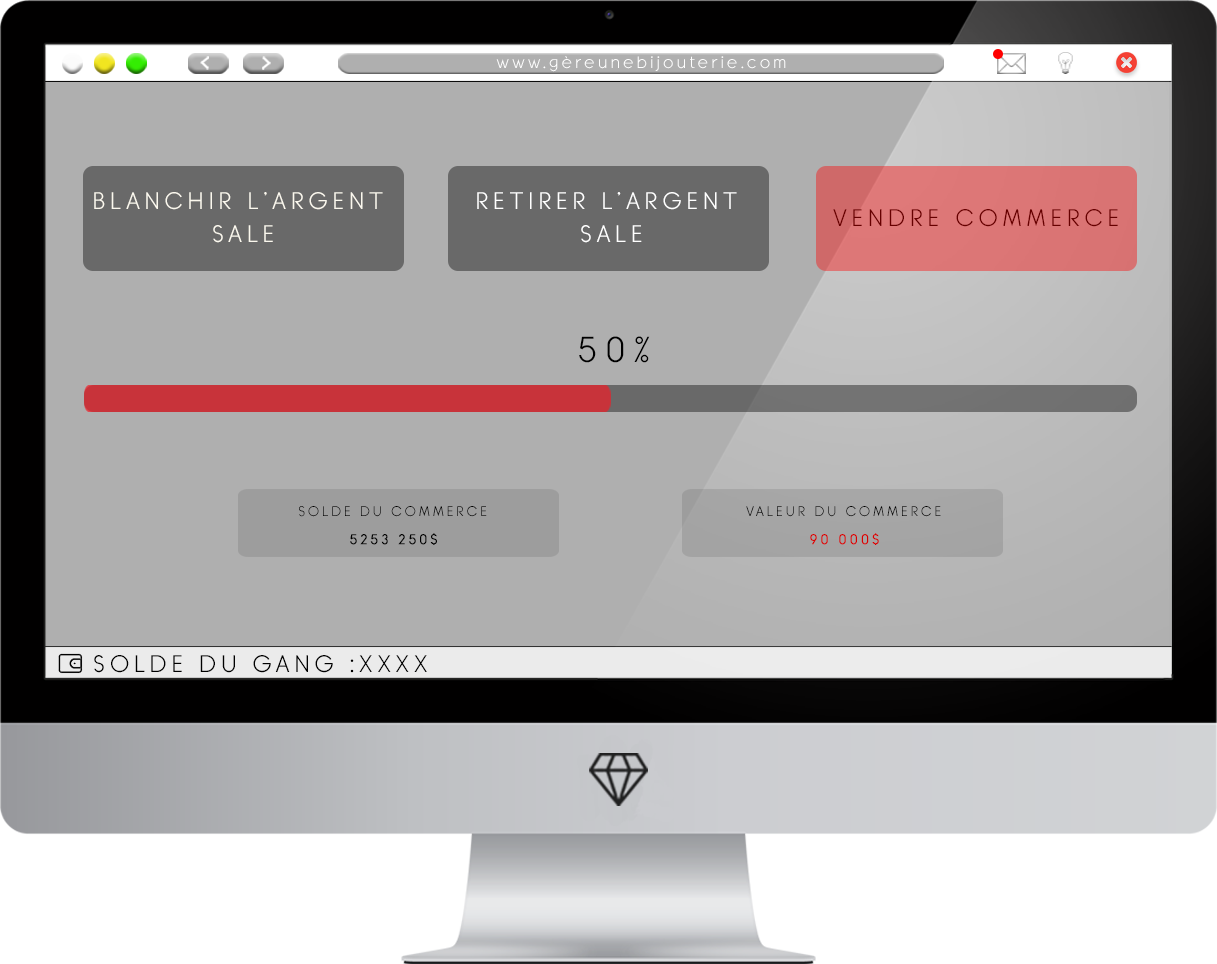
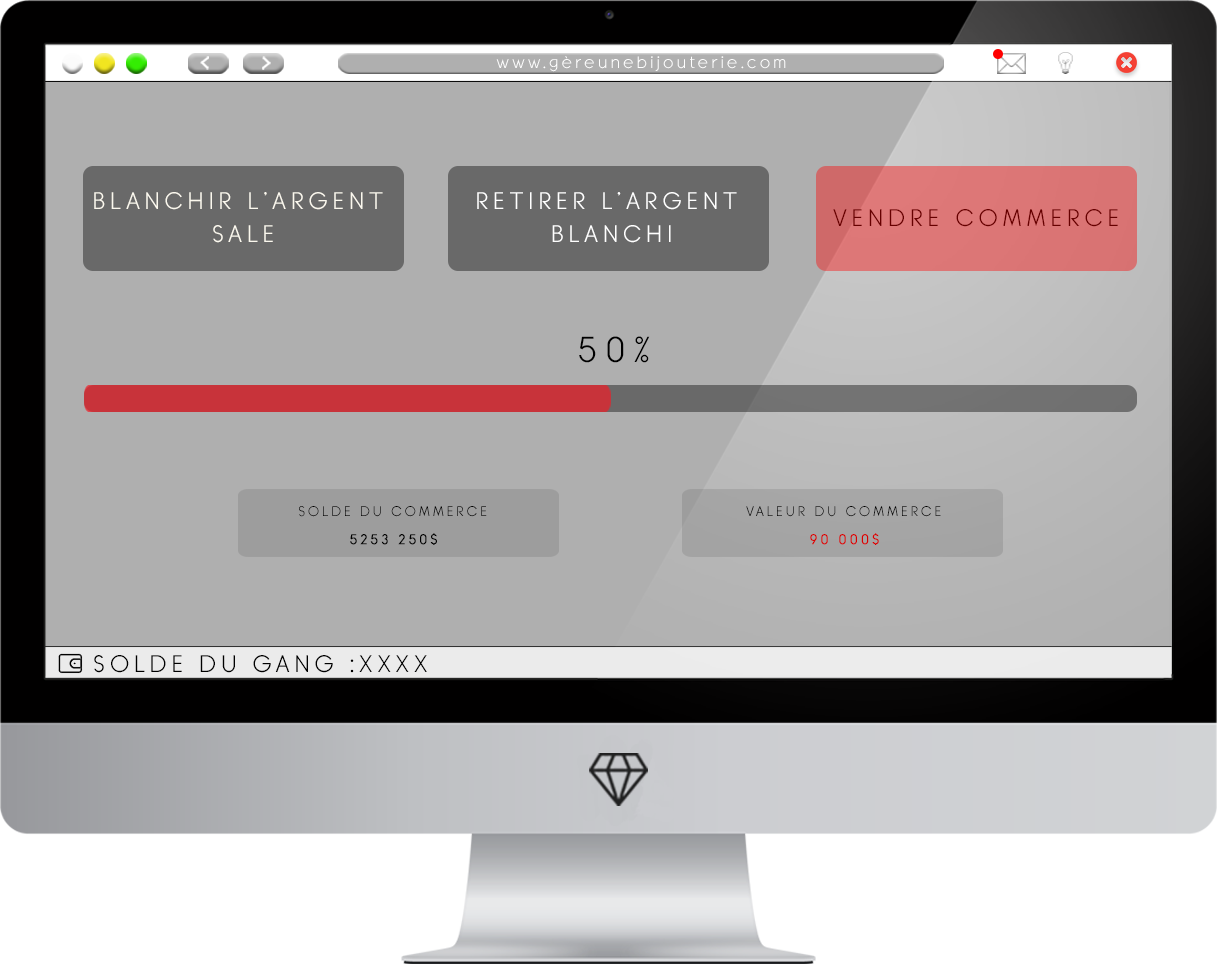
Layers edited between the first and the second (1217, 964) image:
renamed "RETIRER L’ARGENT SALE" to "RETIRER L’ARGENT BLANCHI", painted on it over [left=552, top=225, right=671, bottom=243]
